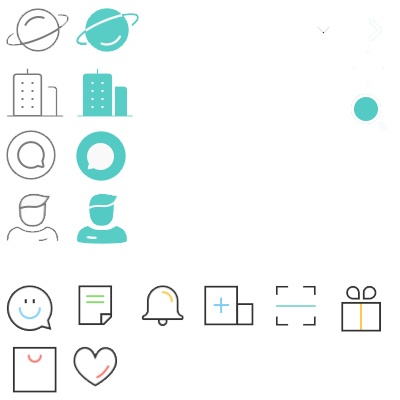
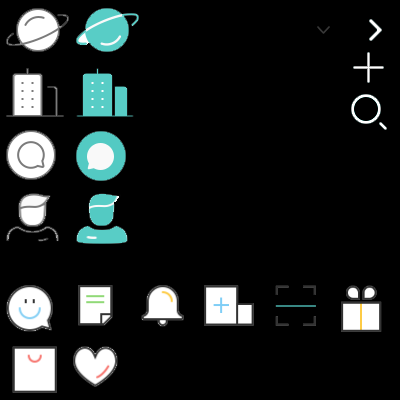
Comparing the layer stacks of the two 400×400 images. Changes:
painted on "图层 13" over 354, 97, 378, 121
showed "图层 1" over 0, 0, 400, 400
